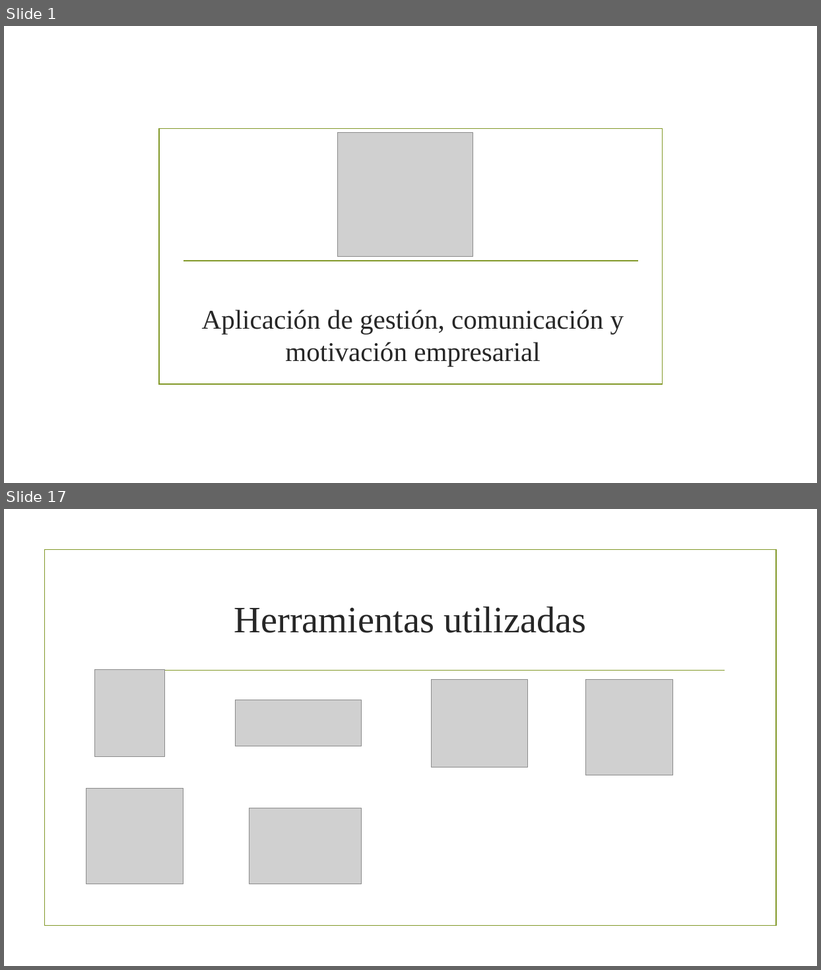
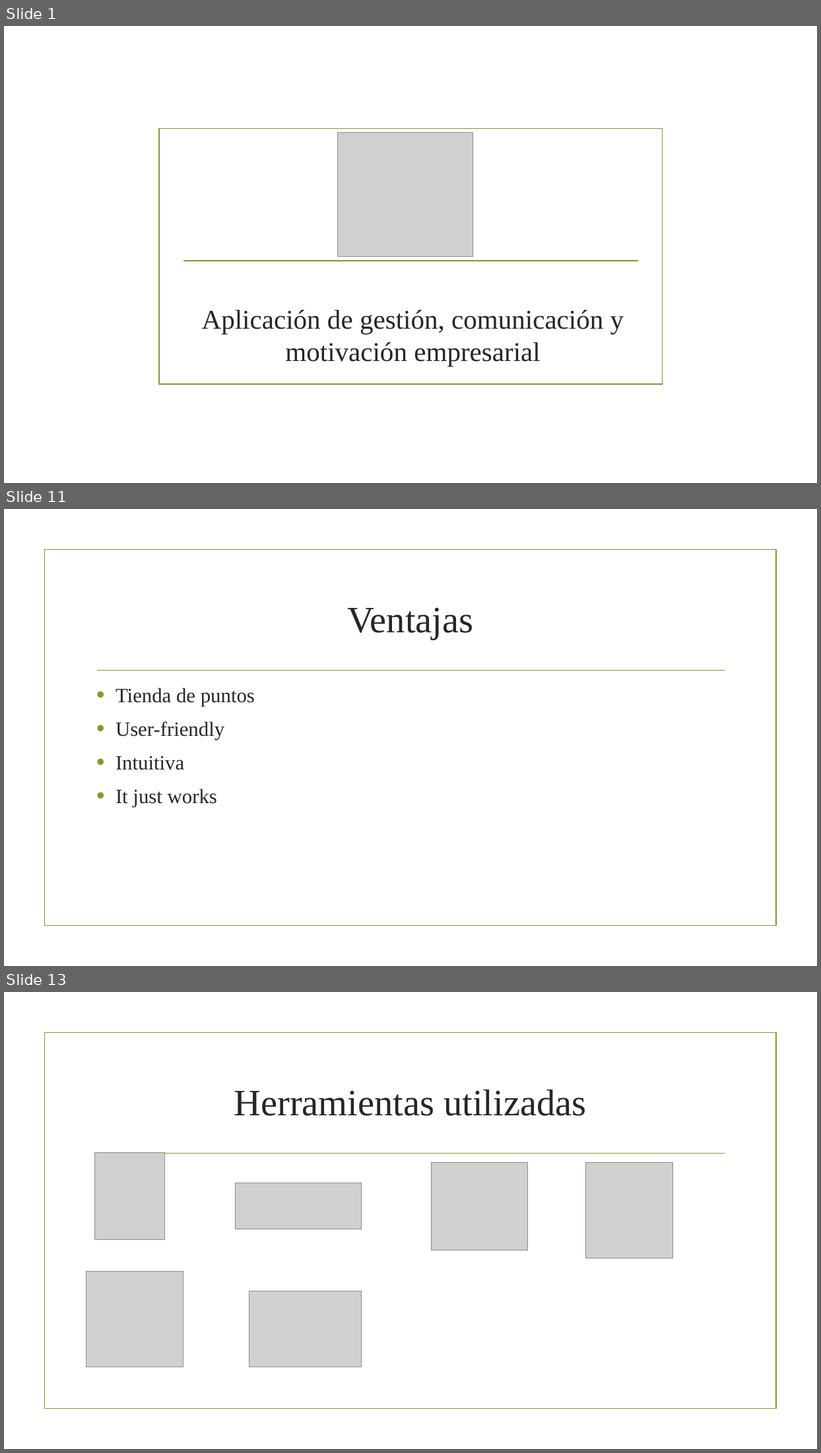
Before and after one commit to HectorSanchezLuque/PIdam2122verde, a slide deck: worktab.pptx. Shown one above the other, each under a label of ours: slides 1 and 17 before the commit, slides 1, 11 and 13 after it; the slides between them are not shown. The pictures are 821x970 and 821x1453 pixels, drawn with LibreOffice and Linux fonts; fonts in the diff are those of the drawing; grey boxes stand for pictures; background and template pictures are left out. Boxes give left, top, right and bottom in pixels: in the first picture for what was removed or moved away, otherwise in the second. Text is boxed around its words. In the diff, an @@ line names an element or a change of style, - is before the commit and + after.

```diff
--- a/worktab.pptx
+++ b/worktab.pptx
@@ slide 11 added at <box>4,509,817,966</box>, background picture (left out); not listed: 2 template elements that a slide beside it also shows @@
@@ title added at <box>347,607,473,640</box>, 44 pt, text #262626 @@
+Ventajas
@@ text added at <box>116,688,255,807</box>, 24 pt, text #262626 @@
+• Tienda de puntos
+• User-friendly
+• Intuitiva
+• It just works
@@ what was slide 17 is now slide 13 @@
```
Also in this commit, not shown: 6 slides changed, 5 other slides added, 12 slides removed.
